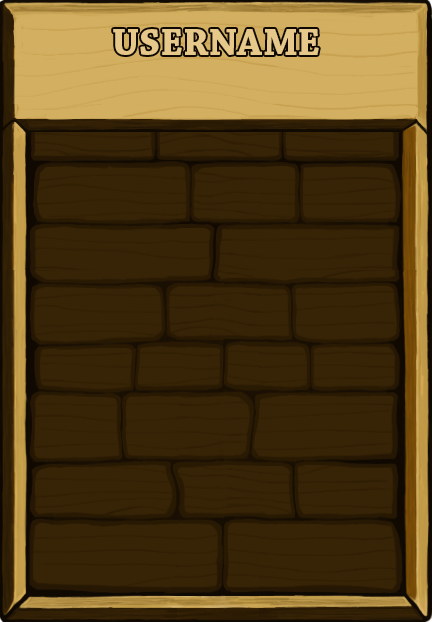
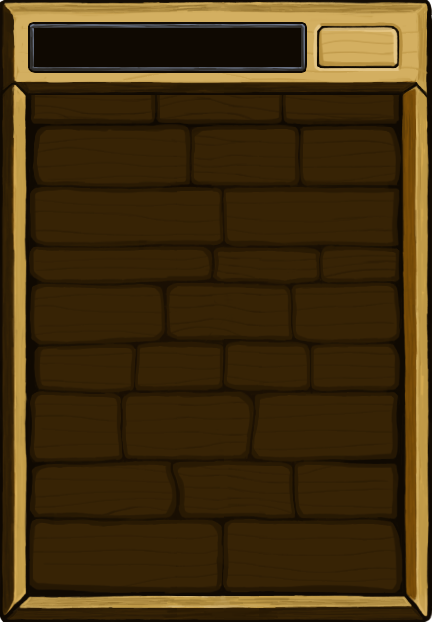
Layer changes from the first 432×622 image to the second:
moved "Layer 3" out of group "background", painted on it over [312, 22, 403, 72]
renamed "send button" to "Layer 3 copy", showed it, painted on it over [311, 22, 403, 72]
removed layer "USERNAME" over [113, 29, 319, 55]
removed group "background" (4 layers) over [0, 0, 432, 622]
moved "Layer 2" out of group "background", painted on it over [0, 22, 432, 282]
removed layer "Layer 1 copy" from group "background" over [0, 0, 432, 622]
moved "Layer 1" out of group "background", painted on it over [0, 0, 432, 622]
